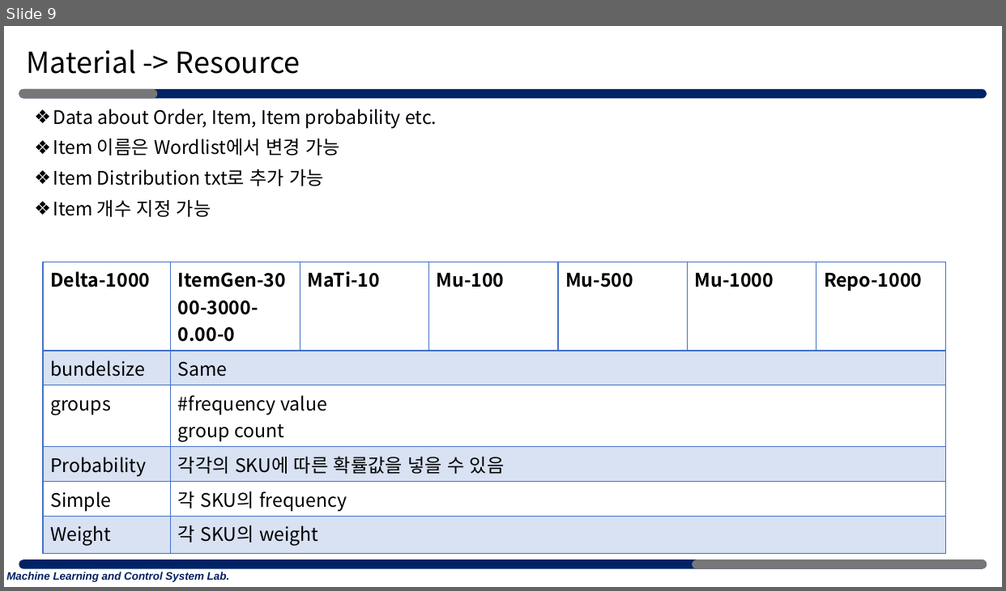
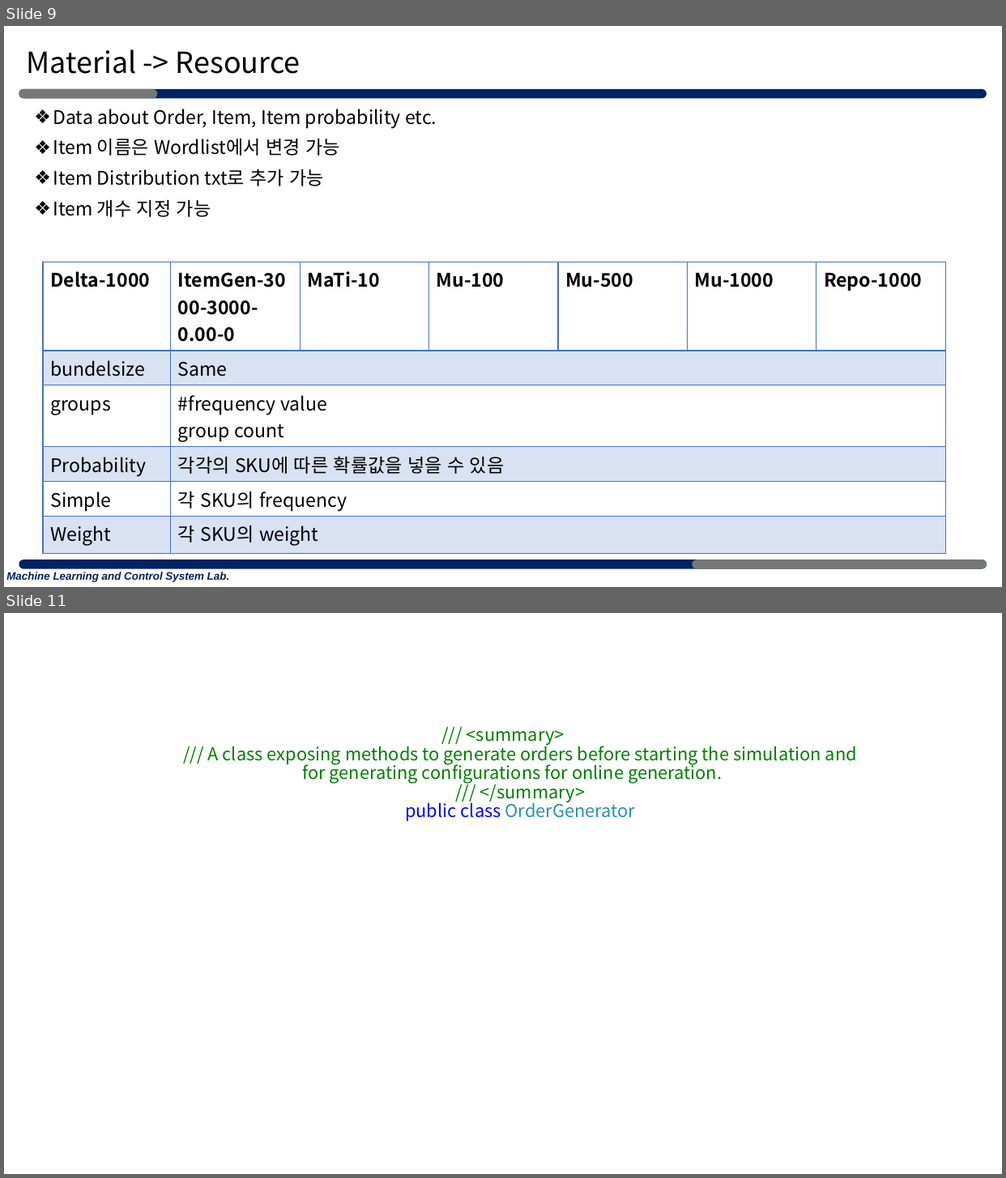
Before and after one commit to merschformann/RAWSim-O, a slide deck: MLP_Project/0414_Zoom/210411 C# Code Jieun.pptx. Shown one above the other, each under a label of ours: slide 9 before the commit, slides 9 and 11 after it; the slides between them are not shown. The pictures are 1006x591 and 1006x1178 pixels, drawn with LibreOffice and Linux fonts; fonts in the diff are those of the drawing. Boxes give left, top, right and bottom in pixels: in the first picture for what was removed or moved away, otherwise in the second. Text is boxed around its words. In the diff, an @@ line names an element or a change of style, - is before the commit and + after.

```diff
--- a/MLP_Project/0414_Zoom/210411 C# Code Jieun.pptx
+++ b/MLP_Project/0414_Zoom/210411 C# Code Jieun.pptx
@@ slide 11 added at bbox=[4, 613, 1002, 1174], background #FFFFFF @@
@@ title added at bbox=[208, 730, 857, 821], 17 pt, text #008000 @@
+/// <summary>
+/// A class exposing methods to generate orders before starting the simulation and for generating configurations for online generation.
+/// </summary>
+public class OrderGenerator
```
Also in this commit, not shown: 4 other slides added.
